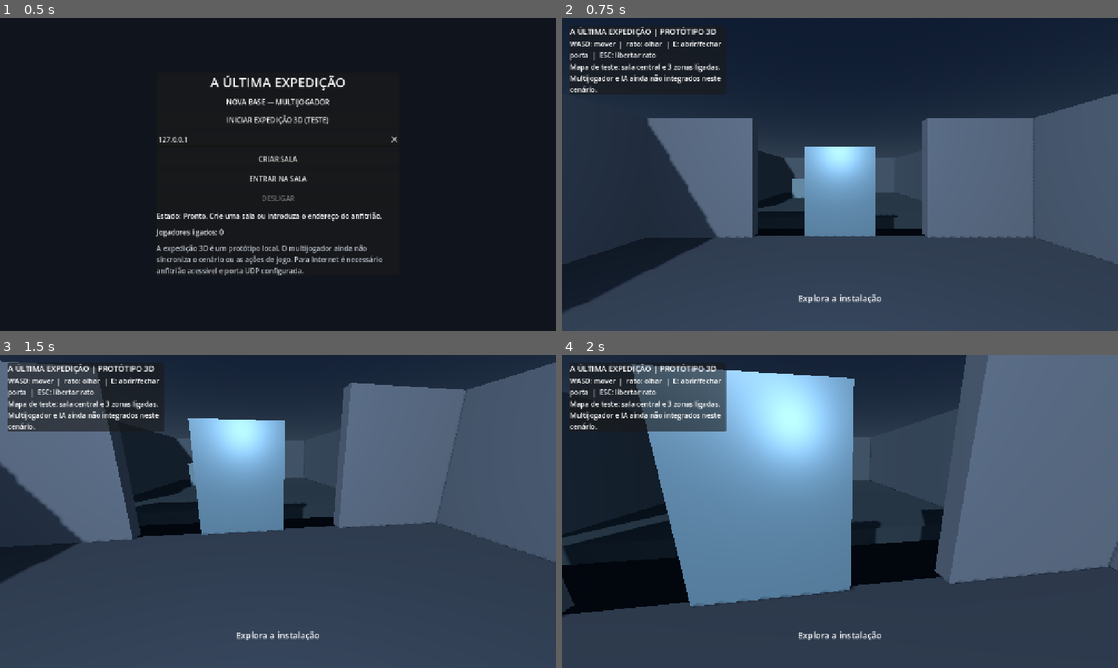
Above: before the commit, frames 1-4 (two rows, left to right).
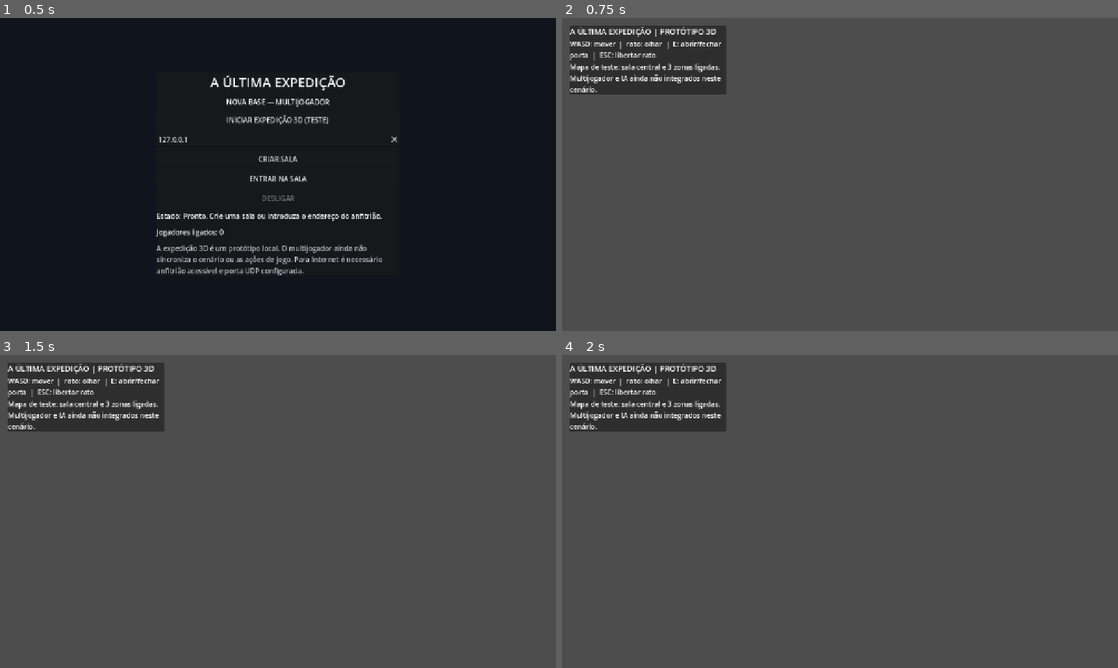
Above: after the commit, the same moments.

Repository: lufime/Valep-lis---Cidade-Viva-
Game: Godot game, scene res://scenes/main.tscn
Two runs of this game, one before a commit and one after it. Both use one fixed random seed, a clock stepped at 60 frames per second and the inputs below.
Inputs (mouse positions are in pixels of both pictures, inside the frame that each line leads up to):
- Up to frame 1 (0.5 s): no input
- Up to frame 2 (0.75 s): click "INICIAR EXPEDIÇÃO 3D (TESTE)" at 0.5 s
- Up to frame 3 (1.5 s): tap Enter at 1.25 s; move the mouse to (305, 511) at 1.27 s; hold W from 1.28 s (still down); tap E at 1.35 s; click (305, 511) at 1.42 s
- Up to frame 4 (2 s): keep holding W

Frame 1 is identical in both runs. In frame 2, 91% of the frame differs, in the area x 0-100%, y 0-100%; in frame 3, 90%; in frame 4, 96%.
Error before the commit: Invalid call. Nonexistent 'bool' constructor. (res://scripts/expedition_player.gd:95)
Error after the commit: Parse Error: Cannot infer the type of "parent" variable because the value doesn't have a set type. (res://scripts/expedition_player.gd:96)

Commit message:
Rodar o pivô da porta fora do corpo de física

Diff:
--- a/expedicao/scripts/expedition_player.gd
+++ b/expedicao/scripts/expedition_player.gd
@@ -90,10 +90,16 @@
 	var hit := space.intersect_ray(query)
 	if not hit.is_empty():
 		var collider: Object = hit.get("collider")
-		if collider is Node3D and collider.has_meta("is_door"):
-			nearby_door = collider
-			prompt.text = "[E] Abrir porta" if not bool(collider.get_meta("open")) else "[E] Fechar porta"
-			return
+		if collider is Node3D:
+			var door_root: Node3D = collider
+			if collider.has_meta("door_root") and collider is Node:
+				var parent := collider.get_parent()
+				if parent is Node3D and parent.has_meta("is_door"):
+					door_root = parent
+			if door_root.has_meta("is_door"):
+				nearby_door = door_root
+				prompt.text = "[E] Abrir porta" if not bool(door_root.get_meta("open")) else "[E] Fechar porta"
+				return
 	prompt.text = "Explora a instalação"
 
 func _interact() -> void:
@@ -104,10 +110,9 @@
 	if not nearby_door.has_meta("closed_yaw"):
 		nearby_door.set_meta("closed_yaw", closed_yaw)
 	var next_open := not is_open
-	nearby_door.set_meta("open", next_open)
-	# Aplicar a rotação a partir do ângulo fechado guardado, sem acumular erro.
 	var target_rotation := nearby_door.rotation
 	target_rotation.y = closed_yaw + (PI / 2.0 if next_open else 0.0)
-	nearby_door.set_rotation(target_rotation)
+	nearby_door.rotation = target_rotation
+	nearby_door.set_meta("open", next_open)
 	nearby_door.set_meta("current_yaw", target_rotation.y)
 	prompt.text = "[E] Fechar porta" if next_open else "[E] Abrir porta"
